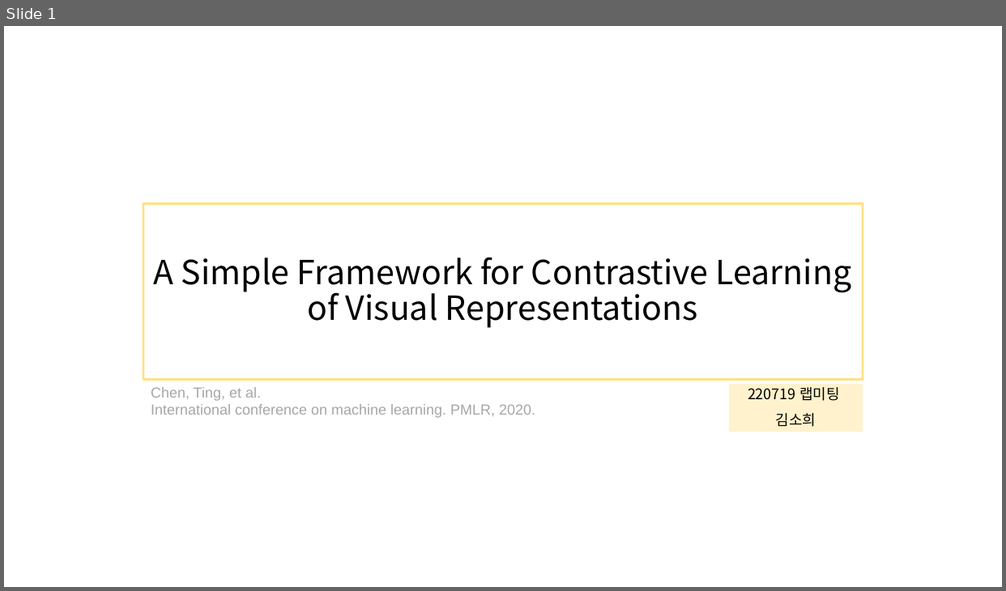
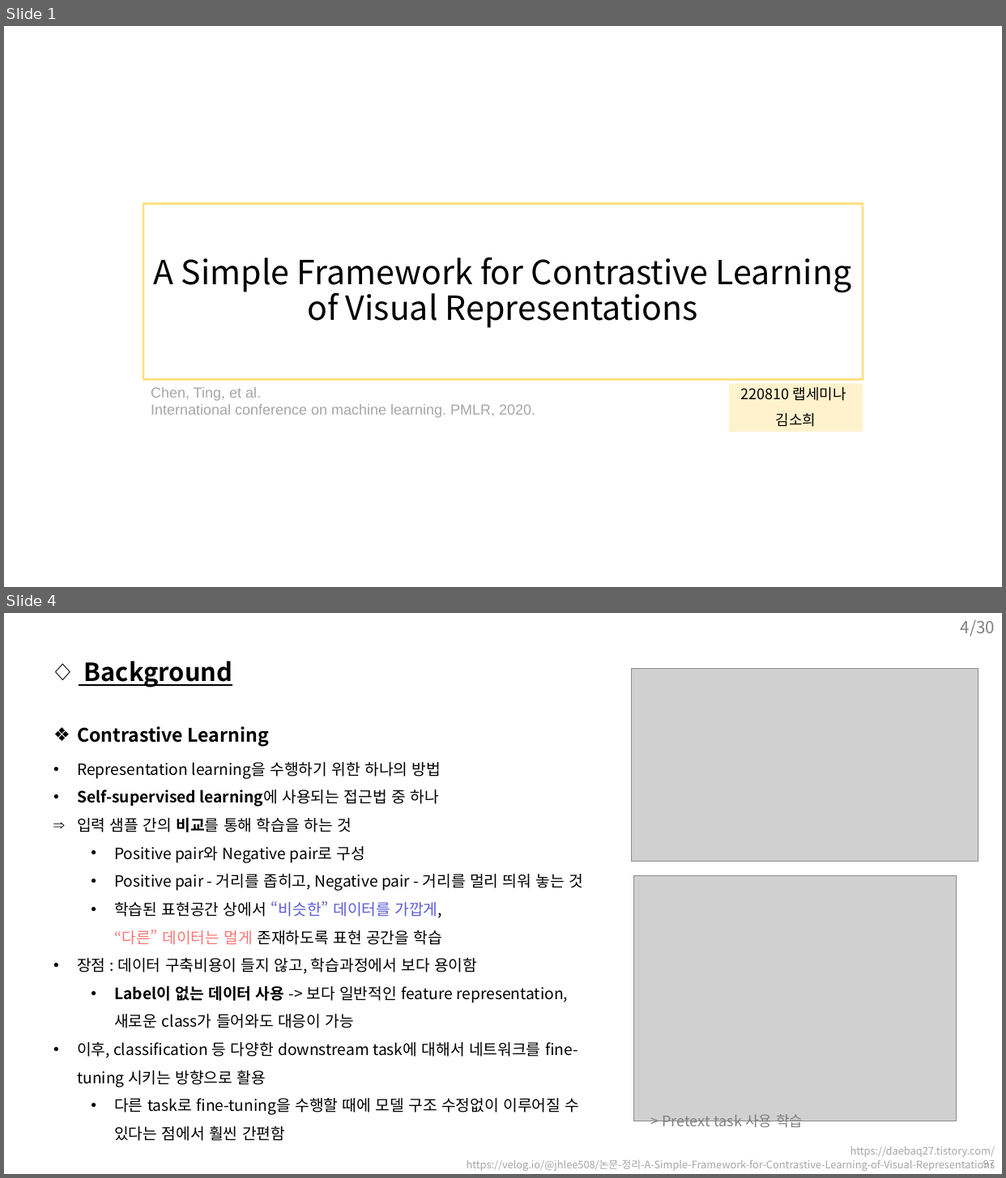
Before and after one commit to sohee98/LabSeminar, a slide deck: 220810_Contrastive learning/22.08.10 - Contrastive Learning.pptx. Shown one above the other, each under a label of ours: slide 1 before the commit, slides 1 and 4 after it; the slides between them are not shown. The pictures are 1006x591 and 1006x1178 pixels, drawn with LibreOffice and Linux fonts; fonts in the diff are those of the drawing; grey boxes stand for pictures. Boxes give left, top, right and bottom in pixels: in the first picture for what was removed or moved away, otherwise in the second. Text is boxed around its words. In the diff, an @@ line names an element or a change of style, - is before the commit and + after.

```diff
--- a/220810_Contrastive learning/22.08.10 - Contrastive Learning.pptx
+++ b/220810_Contrastive learning/22.08.10 - Contrastive Learning.pptx
@@ slide 4 added at (x1=4, y1=613, x2=1002, y2=1174), background #FFFFFF @@
@@ page number added at (x1=961, y1=620, x2=995, y2=636), 16 pt, text #808080 @@
+4/30
@@ title added at (x1=84, y1=661, x2=233, y2=688), 24 pt, text #000000, bold, underline @@
+◇ Background
@@ picture added at (x1=632, y1=668, x2=978, y2=862) @@
@@ text added at (x1=77, y1=726, x2=269, y2=747), 18 pt, text #000000, bold @@
+❖ Contrastive Learning
@@ text added at (x1=77, y1=762, x2=584, y2=1141), 15 pt, text #000000 @@
+• Representation learning을 수행하기 위한 하나의 방법
+• Self-supervised learning에 사용되는 접근법 중 하나
+⇒ 입력 샘플 간의 비교를 통해 학습을 하는 것
+  • Positive pair와 Negative pair로 구성
+  • Positive pair - 거리를 좁히고, Negative pair - 거리를 멀리 띄워 놓는 것
+  • 학습된 표현공간 상에서 “비슷한” 데이터를 가깝게,
+    “다른” 데이터는 멀게 존재하도록 표현 공간을 학습
+• 장점 : 데이터 구축비용이 들지 않고, 학습과정에서 보다 용이함
+  • Label이 없는 데이터 사용 -> 보다 일반적인 feature representation,
+    새로운 class가 들어와도 대응이 가능
+• 이후, classification 등 다양한 downstream task에 대해서 네트워크를 fine-tuning 시키는 방향으로 활용
+  • 다른 task로 fine-tuning을 수행할 때에 모델 구조 수정없이 이루어질 수 있다는 점에서 훨씬 간편함
@@ picture added at (x1=633, y1=875, x2=957, y2=1122) @@
@@ text added at (x1=662, y1=1114, x2=803, y2=1131), 14 pt, text #808080 @@
+> Pretext task 사용 학습
@@ text added at (x1=850, y1=1147, x2=995, y2=1169), 10 pt, text #A6A6A6 @@
+https://daebaq27.tistory.com/97
@@ text added at (x1=467, y1=1161, x2=995, y2=1171), 10 pt, text #A6A6A6 @@
+https://velog.io/@jhlee508/논문-정리-A-Simple-Framework-for-Contrastive-Learning-of-Visual-Representations
@@ slide 1 changed as well @@
@@ subtitle at (x1=741, y1=387, x2=846, y2=401): text changed @@
-220719 랩미팅
+220810 랩세미나
```
Also in this commit, not shown: 10 other slides changed, 2 other slides added, 4 slides removed.
